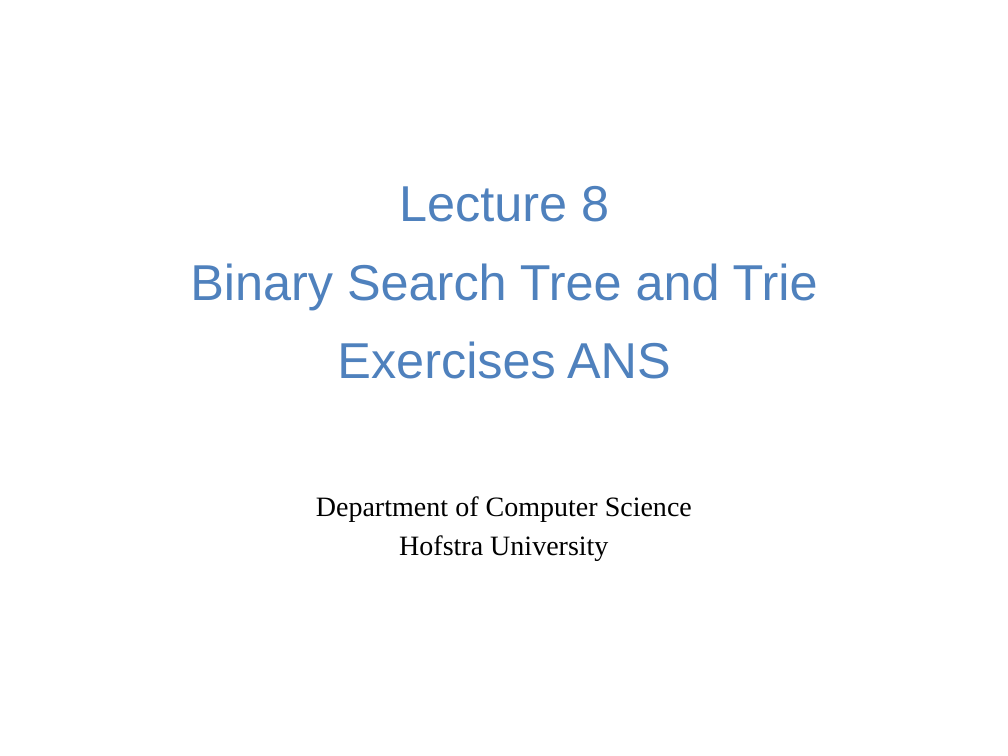
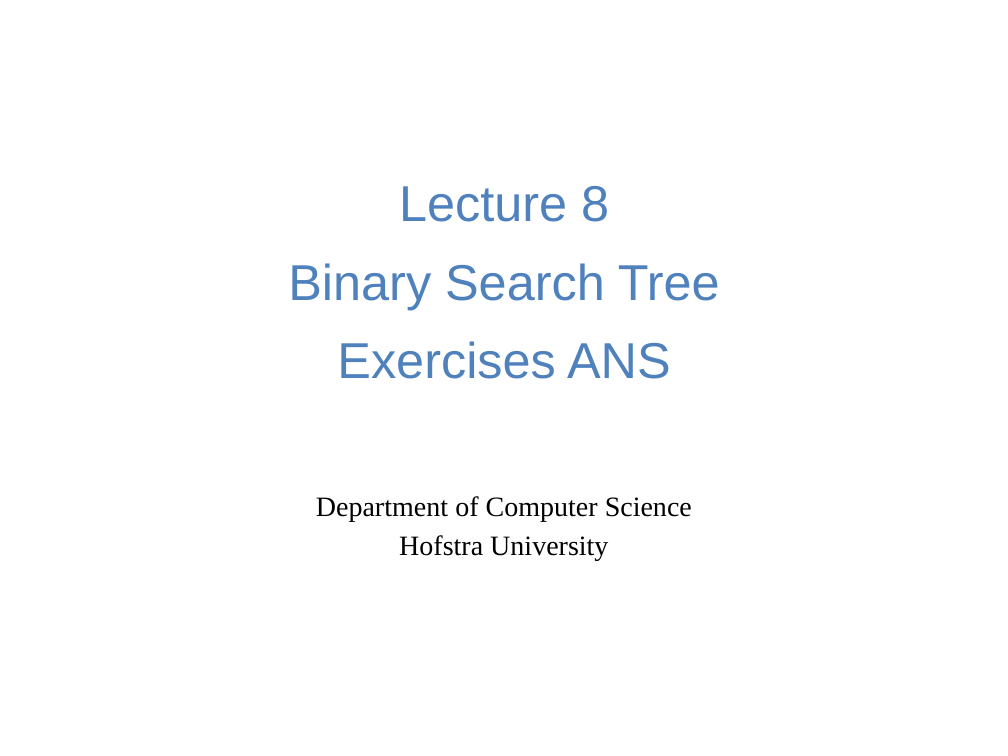
Before and after one commit to guhofstra/CSC111Fa25, a slide deck: slide 1 of PPTs/Lecture 8-binary search tree exercises ANS.pptx. Drawn at 1008x756 pixels with LibreOffice and Linux fonts; fonts in the diff are those of the drawing. Boxes give left, top, right and bottom in pixels: in the first picture for what was removed or moved away, otherwise in the second. Text is boxed around its words. In the diff, an @@ line names an element or a change of style, - is before the commit and + after.

```diff
--- a/PPTs/Lecture 8-binary search tree exercises ANS.pptx
+++ b/PPTs/Lecture 8-binary search tree exercises ANS.pptx
@@ title at [288,186,720,379]: text changed @@
-Lecture 8
-Binary Search Tree and Trie Exercises ANS
+Lecture 8
+Binary Search Tree
+Exercises ANS
```
Also in this commit, not shown: 5 other files.
